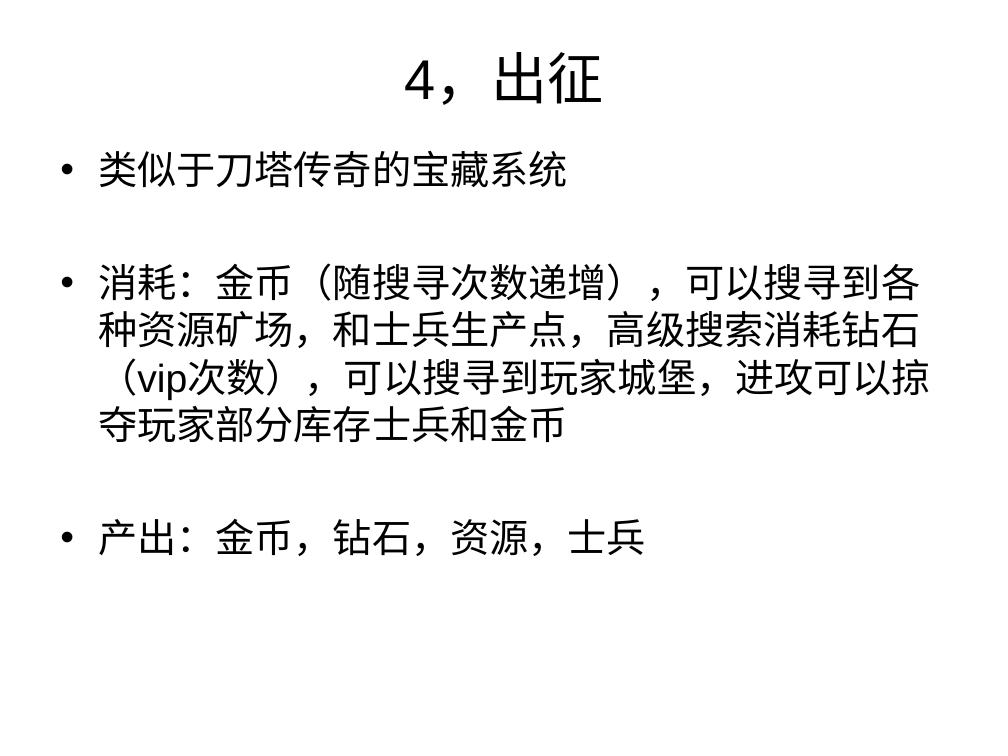
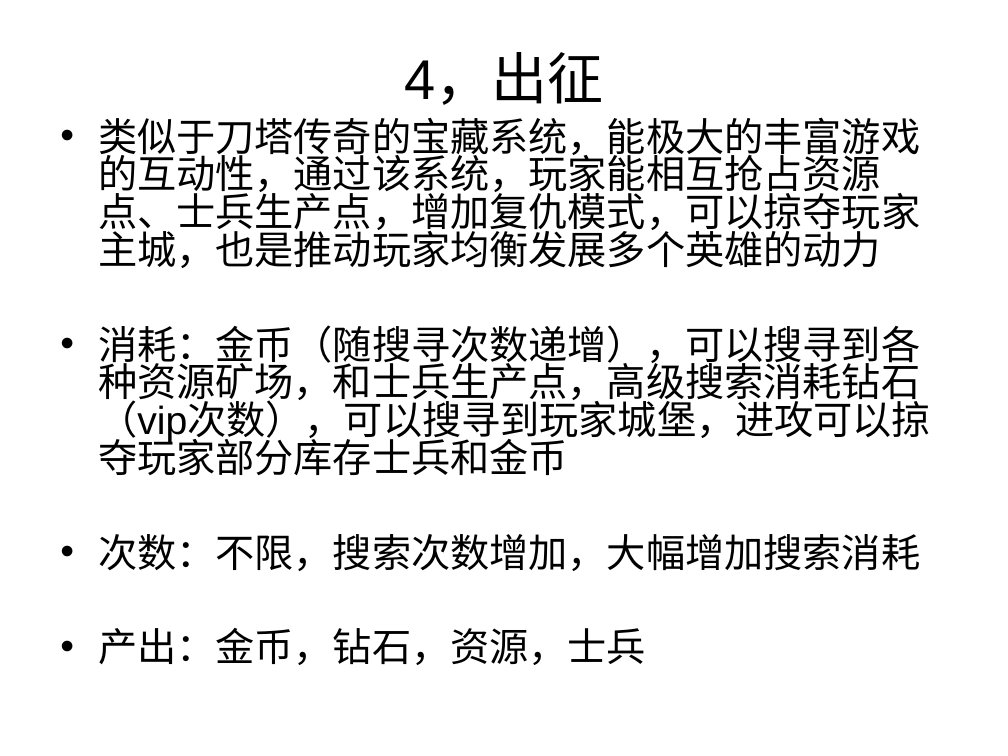
Before and after one commit to caihan1984/demov1, a slide deck: slide 21 of Assets/document/demo.ppt (slide 20 before the commit). Drawn at 1008x756 pixels with LibreOffice and Linux fonts; fonts in the diff are those of the drawing. Boxes give left, top, right and bottom in pixels: in the first picture for what was removed or moved away, otherwise in the second. Text is boxed around its words. In the diff, an @@ line names an element or a change of style, - is before the commit and + after.

```diff
--- a/Assets/document/demo.ppt
+++ b/Assets/document/demo.ppt
@@ text "类似于刀塔传奇的宝藏系统，能极大的丰富游戏的互动性，通过该系统，玩家能相互抢占资源点、士兵生产点，增加复仇模式，可以掠夺 ...": place and size @@
-text "类似于刀塔传奇的宝藏系统，能极大的丰富游戏的互动性，通过该系统，玩家能相互抢占资源点、士兵生产点，增加复仇模式，可以掠夺 ..." at <box>98,151,931,556</box>
+text "类似于刀塔传奇的宝藏系统，能极大的丰富游戏的互动性，通过该系统，玩家能相互抢占资源点、士兵生产点，增加复仇模式，可以掠夺 ..." at <box>98,117,931,665</box>
@@ text at <box>98,117,920,268</box>: text changed @@
-• 类似于刀塔传奇的宝藏系统
+• 类似于刀塔传奇的宝藏系统，能极大的丰富游戏的互动性，通过该系统，玩家能相互抢占资源点、士兵生产点，增加复仇模式，可以掠夺玩家主城，也是推动玩家均衡发展多个英雄的动力
@@ text at <box>98,325,931,665</box>: line spacing 1 to 0.8 @@
@@ text at <box>98,534,920,571</box>: paragraph added @@
+• 次数：不限，搜索次数增加，大幅增加搜索消耗
```
Also in this commit, not shown: 5 other slides changed, 2 slides added, 1 slide removed.
